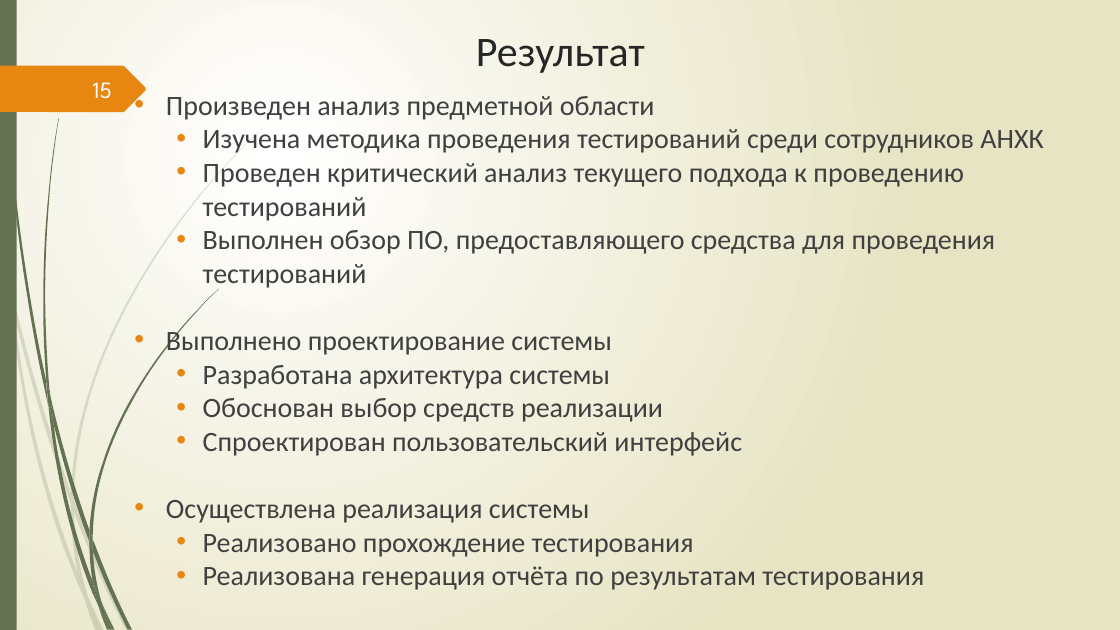
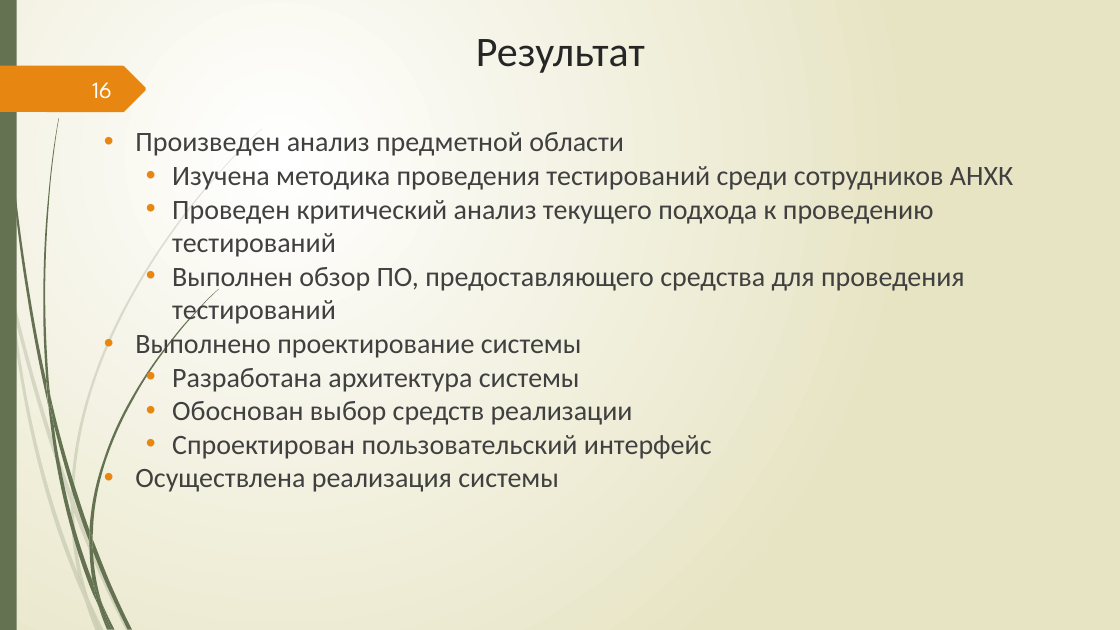
Before and after one commit to Csar9000/Quality-of-life-assessment-system, a slide deck: slide 16 of Документы/Презентация ВКР.pptx (slide 15 before the commit). Drawn at 1120x630 pixels with LibreOffice and Linux fonts; fonts in the diff are those of the drawing. Boxes give left, top, right and bottom in pixels: in the first picture for what was removed or moved away, otherwise in the second. Text is boxed around its words. In the diff, an @@ line names an element or a change of style, - is before the commit and + after.

```diff
--- a/Документы/Презентация ВКР.pptx
+++ b/Документы/Презентация ВКР.pptx
@@ page number at (92,82,112,99): text changed @@
-15
+16
@@ text "Произведен анализ предметной области": place and size @@
-text "Произведен анализ предметной области" at (166,96,1043,590)
+text "Произведен анализ предметной области" at (135,132,1013,492)
@@ text at (203,534,924,590): paragraphs removed @@
-  • Реализовано прохождение тестирования
-  • Реализована генерация отчёта по результатам тестирования
```
Also in this commit, not shown: 10 other slides changed, 2 slides added, 2 other files.
